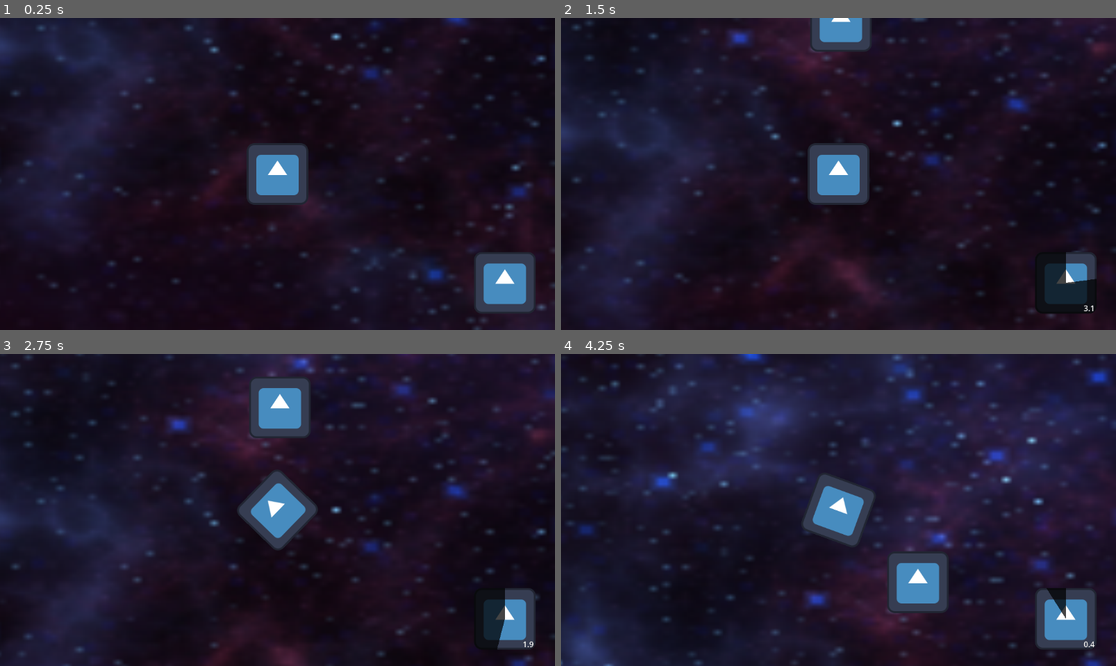
Above: before the commit, frames 1-4 (two rows, left to right).
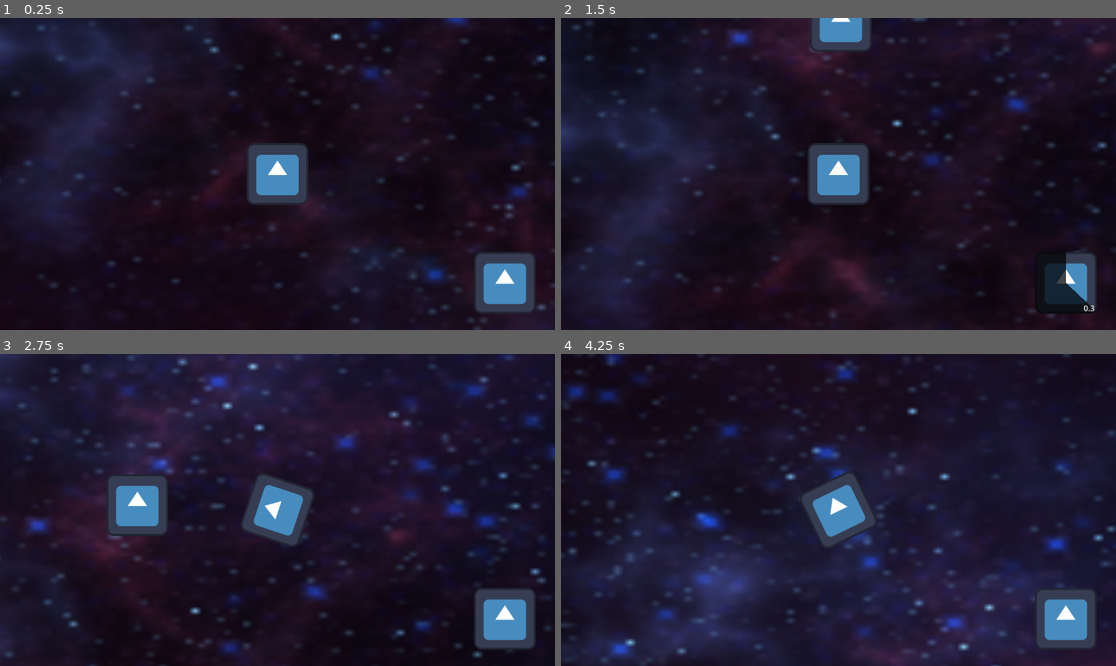
Above: after the commit, the same moments.

Repository: joegriffin2000/starship_jousting_godot
Game: Godot game, scene res://mainspace.tscn
The game is run twice, just before and just after one commit, with the same random seed, the same clock (stepped at 60 frames per second) and the same inputs. The engine's default icon, where the game draws it, is replaced by a stand-in: a white triangle on a blue panel in a dark square.
Inputs (mouse positions are in pixels of both pictures, inside the frame that each line leads up to):
- Up to frame 1 (0.25 s): no input
- Up to frame 2 (1.5 s): click (1066, 283) at 0.52 s; hold D (right) from 1.28 s (still down); hold Space (dash) from 1.28 s (still down)
- Up to frame 3 (2.75 s): release D (right) at 2.03 s; release Space (dash) at 2.03 s; hold A (left) from 2.03 s (still down); tap Space (dash) at 2.1 s
- Up to frame 4 (4.25 s): release A (left) at 2.78 s; hold D (right) 2.78-3.53 s; hold Space (dash) 2.78-3.53 s; hold W (up) from 3.53 s (still down); tap Space (dash) at 3.6 s

The runs differ from the first frame. In frame 2, 0.3% of the frame differs, in the area x 90-97%, y 83-94%; in frame 3, 24%; in frame 4, 41%, in the area x 0-100%, y 0-100%.

Commit message:
cd icon now sync with ship

Diff:
--- a/logic/ability.gd
+++ b/logic/ability.gd
@@ -3,20 +3,21 @@
 
 @onready var time_label = $Counter/Value
 
-@export var cooldown = 4
-
 func _ready():
 	time_label.hide()
 	$Sweep.value = 0
 	$Sweep.texture_progress = texture_normal
-	$Sweep/Timer.wait_time = cooldown
 	set_process(false)
 
 func _process(_delta):
 	time_label.text = "%3.1f" % $Sweep/Timer.time_left
-	$Sweep.value = int(($Sweep/Timer.time_left / cooldown) * 100)
+	$Sweep.value = int(($Sweep/Timer.time_left / ShipData.dash_cd) * 100)
 
 func _on_AbilityButton_pressed():
+	dash_start(ShipData.dash_cd)
+
+func dash_start(cd):
+	$Sweep/Timer.wait_time = cd
 	disabled = true
 	set_process(true)
 	$Sweep/Timer.start()
--- a/logic/action.gd
+++ b/logic/action.gd
@@ -1,22 +1,27 @@
 extends Timer
 
-@export var knockback = false
-@export var dash = false
+signal dash
+#
+func _ready() -> void:
+	print("action ready")
+	#dash.connect(Callable(Hud.get_node("Dash"),"dash_start"))
 
 func start_dash(dur):
 	#wait_time = dur
 	start(dur)
-	dash = true
+	ShipData.dash = true
+	dash.emit(ShipData.dash_cd)
 
 func is_in_action():
 	return !is_stopped()
 
 func start_knockback(dur):
 	stop()
+	ShipData.dash = false
 	start(dur)
-	knockback = true
+	ShipData.knockback = true
 
 func _on_action_timeout() -> void:
 	stop()
-	knockback = false
-	dash = false
+	ShipData.knockback = false
+	ShipData.dash = false
--- /dev/null
+++ b/logic/mainspace.gd
@@ -0,0 +1,5 @@
+extends Node2D
+
+func _ready():
+	$Ship/Action_Timer.dash.connect($HUD/Dash.dash_start)
+	print("main ready")
--- a/logic/ship.gd
+++ b/logic/ship.gd
@@ -1,11 +1,4 @@
 extends CharacterBody2D
-
-@export var speed = 300
-@export var rotation_speed = 3
-@export var dash_speed = 900
-@export var dash_length = 0.3
-@export var dash_cd = 1
-@export var knock_back_time = 0.3
 
 @onready var action = $Action_Timer
 @onready var dash = $Dash_Cooldown
@@ -15,22 +8,22 @@
 
 func get_input():
 
-	if Input.is_action_pressed("dash") and !dash.is_in_cd() and action.knockback == false:
-		action.start_dash(dash_length)
-		dash.start_cd(dash_cd)
+	if Input.is_action_pressed("dash") and !dash.is_in_cd() and ShipData.knockback == false:
+		action.start_dash(ShipData.dash_length)
+		dash.start_cd(ShipData.dash_cd)
 		rotation_direction = 0
-		velocity = -transform.y * dash_speed
+		velocity = -transform.y * ShipData.dash_speed
 
-	if !action.dash:
+	if !ShipData.dash:
 		rotation_direction = Input.get_axis("left", "right")
 
 	if !action.is_in_action():
-		velocity = transform.y * -Input.get_action_strength("up") * speed
+		velocity = transform.y * -Input.get_action_strength("up") * ShipData.speed
 
 
 func _physics_process(delta):
 	get_input()
-	rotation += rotation_direction * rotation_speed * delta
+	rotation += rotation_direction * ShipData.rotation_speed * delta
 
 	for i in get_slide_collision_count():
 		var c = get_slide_collision(i)
@@ -38,7 +31,7 @@
 			c.get_collider().apply_central_impulse(-c.get_normal() * 10)
 
 	if get_slide_collision_count() != 0:
-		action.start_knockback(knock_back_time)
+		action.start_knockback(ShipData.knock_back_time)
 		velocity = velocity.bounce(get_slide_collision(0).get_normal())
 
 	move_and_slide()
--- /dev/null
+++ b/logic/ship_data.gd
@@ -0,0 +1,11 @@
+extends Node
+
+@export var speed = 300
+@export var rotation_speed = 3
+@export var dash_speed = 900
+@export var dash_length = 0.3
+@export var dash_cd = 0.5
+@export var knock_back_time = 0.3
+
+@export var knockback = false
+@export var dash = false
--- a/mainspace.tscn
+++ b/mainspace.tscn
@@ -1,11 +1,13 @@
-[gd_scene load_steps=5 format=3 uid="uid://di43x1lpcmhc6"]
+[gd_scene load_steps=6 format=3 uid="uid://di43x1lpcmhc6"]
 
 [ext_resource type="PackedScene" uid="uid://b3hkdy6eamjdt" path="res://ship.tscn" id="1_31b5h"]
 [ext_resource type="Texture2D" uid="uid://bvjxnwg3c1sa3" path="res://Sprites/512x512_purple_nebula_1.png" id="1_xb1gi"]
+[ext_resource type="Script" path="res://logic/mainspace.gd" id="1_yv7y7"]
 [ext_resource type="PackedScene" uid="uid://cq1e813uoit5d" path="res://rock.tscn" id="3_ajql6"]
 [ext_resource type="PackedScene" uid="uid://b8lx6yipfnux4" path="res://HUD.tscn" id="4_m7kfs"]
 
 [node name="Node2D" type="Node2D"]
+script = ExtResource("1_yv7y7")
 
 [node name="Parallax2D" type="Parallax2D" parent="."]
 
--- a/project.godot
+++ b/project.godot
@@ -14,6 +14,11 @@
 run/main_scene="res://mainspace.tscn"
 config/features=PackedStringArray("4.3", "GL Compatibility")
 config/icon="res://Sprites/icon.svg"
+
+[autoload]
+
+Hud="*res://HUD.tscn"
+ShipData="*res://logic/ship_data.gd"
 
 [editor]
 
